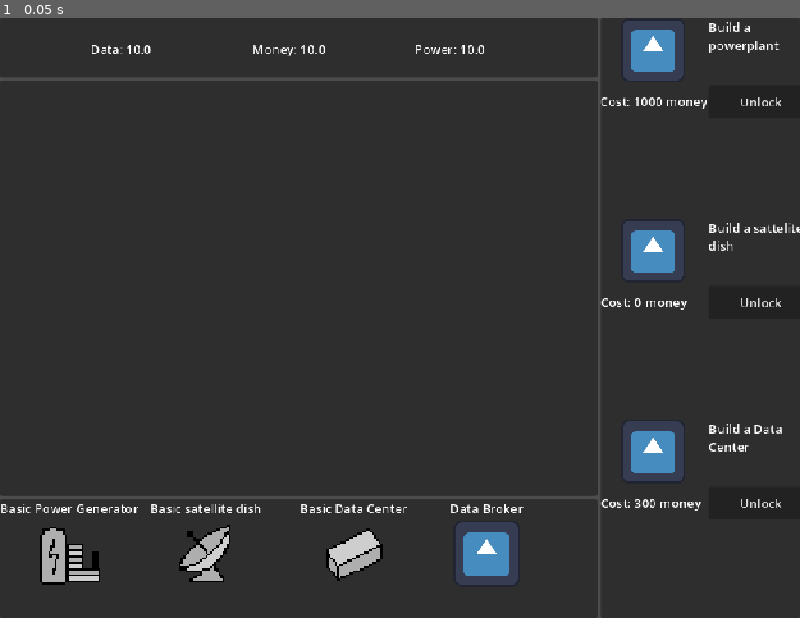
Above: before the commit, frame 1.
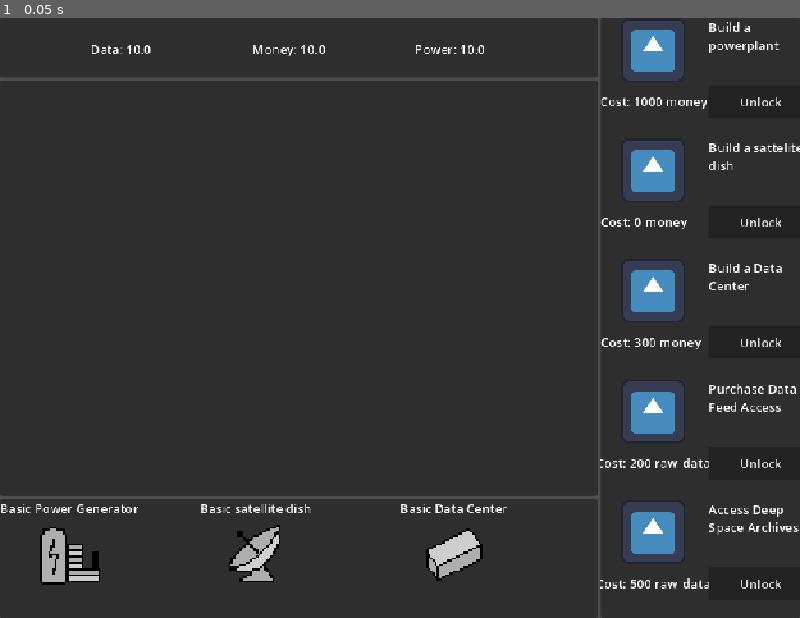
Above: after the commit, the same moment.

Repository: 23edsa/LDJAM_59
Game: Godot game, scene res://Scenes/Main.tscn
The game is run twice, just before and just after one commit, with the same random seed, the same clock (stepped at 60 frames per second) and the same inputs. The engine's default icon, where the game draws it, is replaced by a stand-in: a white triangle on a blue panel in a dark square.
Inputs:
- Up to frame 1 (0.05 s): no input

The runs differ from the first frame. In frame 1, 7.6% of the frame differs, in the area x 18-100%, y 20-96%.

Commit message:
added data_broker and signal_archive to milestones

Diff:
--- a/Scenes/Generators/Data_broker.tres
+++ b/Scenes/Generators/Data_broker.tres
@@ -10,5 +10,4 @@
 display_name = "Data Broker"
 icon = ExtResource("2_oheci")
 building_scene = ExtResource("1_sndr0")
-initially_unlocked = true
 metadata/_custom_type_script = "uid://sf8jcwrbdtyx"
--- /dev/null
+++ b/Scenes/Generators/Signal_archive.tres
@@ -0,0 +1,13 @@
+[gd_resource type="Resource" script_class="BuildingData" format=3 uid="uid://cjrqtosedpo6j"]
+
+[ext_resource type="PackedScene" uid="uid://clrfesof8n365" path="res://Scenes/Generators/signal_archive.tscn" id="1_1qn66"]
+[ext_resource type="Script" uid="uid://sf8jcwrbdtyx" path="res://Scripts/Generators/Building_data.gd" id="1_f4vdd"]
+[ext_resource type="Texture2D" uid="uid://jaxam4u7wajp" path="res://icon.svg" id="2_ntisn"]
+
+[resource]
+script = ExtResource("1_f4vdd")
+id = "signal_archive"
+display_name = "Signal Archive"
+icon = ExtResource("2_ntisn")
+building_scene = ExtResource("1_1qn66")
+metadata/_custom_type_script = "uid://sf8jcwrbdtyx"
--- a/Scenes/Generators/data_broker.tscn
+++ b/Scenes/Generators/data_broker.tscn
@@ -4,4 +4,9 @@
 
 [node name="BasicBuilding" unique_id=738684379 instance=ExtResource("1_eligb")]
 building_name = "Data Broker"
-produces = {}
+produces = {
+"raw_data": 12.0
+}
+consumes = {
+"money": 10.0
+}
--- /dev/null
+++ b/Scenes/Generators/signal_archive.tscn
@@ -0,0 +1,14 @@
+[gd_scene format=3 uid="uid://clrfesof8n365"]
+
+[ext_resource type="PackedScene" uid="uid://ck52276utv3bl" path="res://Scenes/Generators/BasicBuilding.tscn" id="1_iamko"]
+
+[node name="BasicBuilding" unique_id=738684379 instance=ExtResource("1_iamko")]
+building_name = "Signal Archive"
+Generator_time = 12.0
+produces = {
+"raw_data": 60.0
+}
+consumes = {
+"money": 20.0,
+"power": 80.0
+}
--- a/Scenes/Main.tscn
+++ b/Scenes/Main.tscn
@@ -8,12 +8,13 @@
 [ext_resource type="Resource" uid="uid://uvc1yfh2tgut" path="res://Scenes/Generators/Data_center.tres" id="6_vy5pj"]
 [ext_resource type="PackedScene" uid="uid://buqyim7fora5u" path="res://Scenes/Building_card.tscn" id="7_50glp"]
 [ext_resource type="Script" uid="uid://wtxo1lovjv5t" path="res://Scripts/Milestones/Milestone_data.gd" id="7_bmxlf"]
-[ext_resource type="Resource" uid="uid://cbywbuf84ngip" path="res://Scenes/Generators/Data_broker.tres" id="7_h1m7h"]
 [ext_resource type="Resource" uid="uid://bo6cwej2vm3x2" path="res://Scenes/Milestones/Milestone_01.tres" id="8_4kpch"]
 [ext_resource type="PackedScene" uid="uid://bg4c8rn6xo711" path="res://Scenes/Milestone_card.tscn" id="8_vy5pj"]
 [ext_resource type="Resource" uid="uid://lsa1o7wnb2od" path="res://Scenes/Milestones/Milestone_02.tres" id="9_frkhe"]
 [ext_resource type="Resource" uid="uid://dl8socjmaldus" path="res://Scenes/Milestones/Milestone_03.tres" id="10_1p5hy"]
 [ext_resource type="PackedScene" uid="uid://dbcp3x4ql3s5l" path="res://Scenes/Managers/Resource_manager.tscn" id="11_4kpch"]
+[ext_resource type="Resource" uid="uid://dgkirji3wgjyi" path="res://Scenes/Milestones/Milestone_data_broker.tres" id="12_2w5on"]
+[ext_resource type="Resource" uid="uid://c24uenhrn6jis" path="res://Scenes/Milestones/Milestone_signal_archive.tres" id="12_erwvk"]
 [ext_resource type="PackedScene" path="res://Scenes/Managers/New_level_manager.tscn" id="12_grg3l"]
 
 [node name="Main" type="Node2D" unique_id=1727471405]
@@ -21,8 +22,8 @@
 
 [node name="MainUI" type="CanvasLayer" parent="." unique_id=1331611584]
 script = ExtResource("2_kln2b")
-all_buildings = Array[ExtResource("3_v1gob")]([ExtResource("4_jw32o"), ExtResource("5_50glp"), ExtResource("6_vy5pj"), ExtResource("7_h1m7h")])
-all_milestones = Array[ExtResource("7_bmxlf")]([ExtResource("8_4kpch"), ExtResource("9_frkhe"), ExtResource("10_1p5hy")])
+all_buildings = Array[ExtResource("3_v1gob")]([ExtResource("4_jw32o"), ExtResource("5_50glp"), ExtResource("6_vy5pj")])
+all_milestones = Array[ExtResource("7_bmxlf")]([ExtResource("8_4kpch"), ExtResource("9_frkhe"), ExtResource("10_1p5hy"), ExtResource("12_2w5on"), ExtResource("12_erwvk")])
 building_card_scene = ExtResource("7_50glp")
 milestone_card_scene = ExtResource("8_vy5pj")
 
--- /dev/null
+++ b/Scenes/Milestones/Milestone_data_broker.tres
@@ -0,0 +1,13 @@
+[gd_resource type="Resource" script_class="MilestoneData" format=3 uid="uid://dgkirji3wgjyi"]
+
+[ext_resource type="Script" uid="uid://wtxo1lovjv5t" path="res://Scripts/Milestones/Milestone_data.gd" id="1_h7qr1"]
+[ext_resource type="Resource" uid="uid://cbywbuf84ngip" path="res://Scenes/Generators/Data_broker.tres" id="1_prgsu"]
+
+[resource]
+script = ExtResource("1_h7qr1")
+id = "data_broker_milestone"
+display_name = "Purchase Data Feed Access"
+resource_cost = 200
+resource_type = "raw_data"
+building_to_unlock = ExtResource("1_prgsu")
+metadata/_custom_type_script = "uid://wtxo1lovjv5t"
--- /dev/null
+++ b/Scenes/Milestones/Milestone_signal_archive.tres
@@ -0,0 +1,13 @@
+[gd_resource type="Resource" script_class="MilestoneData" format=3 uid="uid://c24uenhrn6jis"]
+
+[ext_resource type="Script" uid="uid://wtxo1lovjv5t" path="res://Scripts/Milestones/Milestone_data.gd" id="1_5nr4y"]
+[ext_resource type="Resource" uid="uid://cjrqtosedpo6j" path="res://Scenes/Generators/Signal_archive.tres" id="1_ja012"]
+
+[resource]
+script = ExtResource("1_5nr4y")
+id = "signal_archive_milestone"
+display_name = "Access Deep Space Archives"
+resource_cost = 500
+resource_type = "raw_data"
+building_to_unlock = ExtResource("1_ja012")
+metadata/_custom_type_script = "uid://wtxo1lovjv5t"
